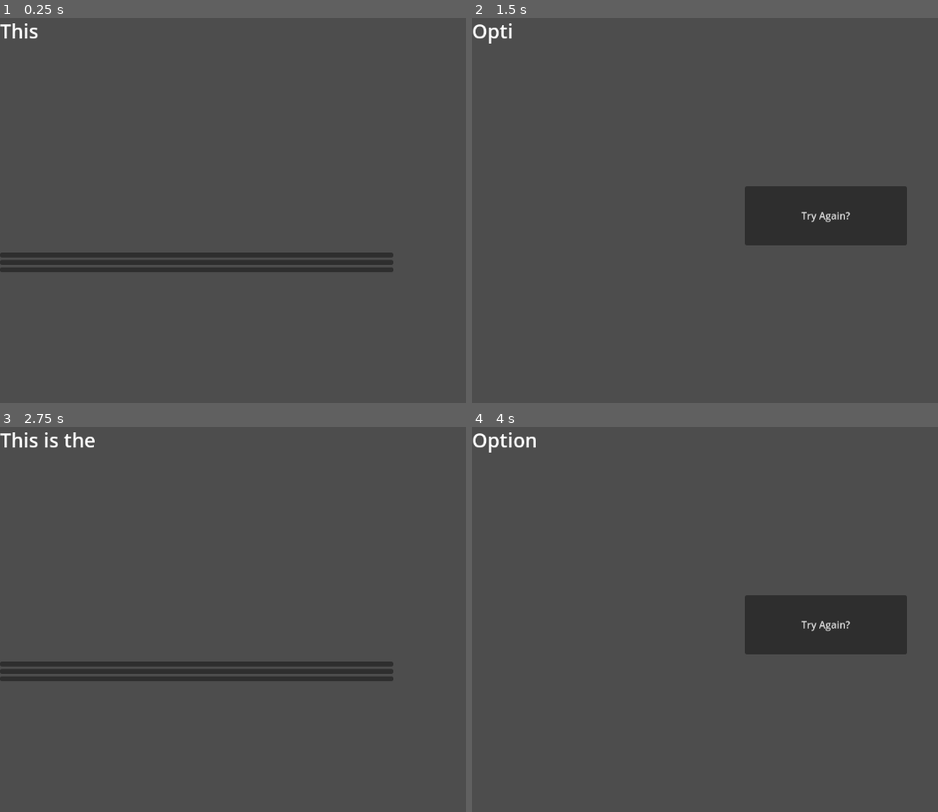
Above: before the commit, frames 1-4 (two rows, left to right).
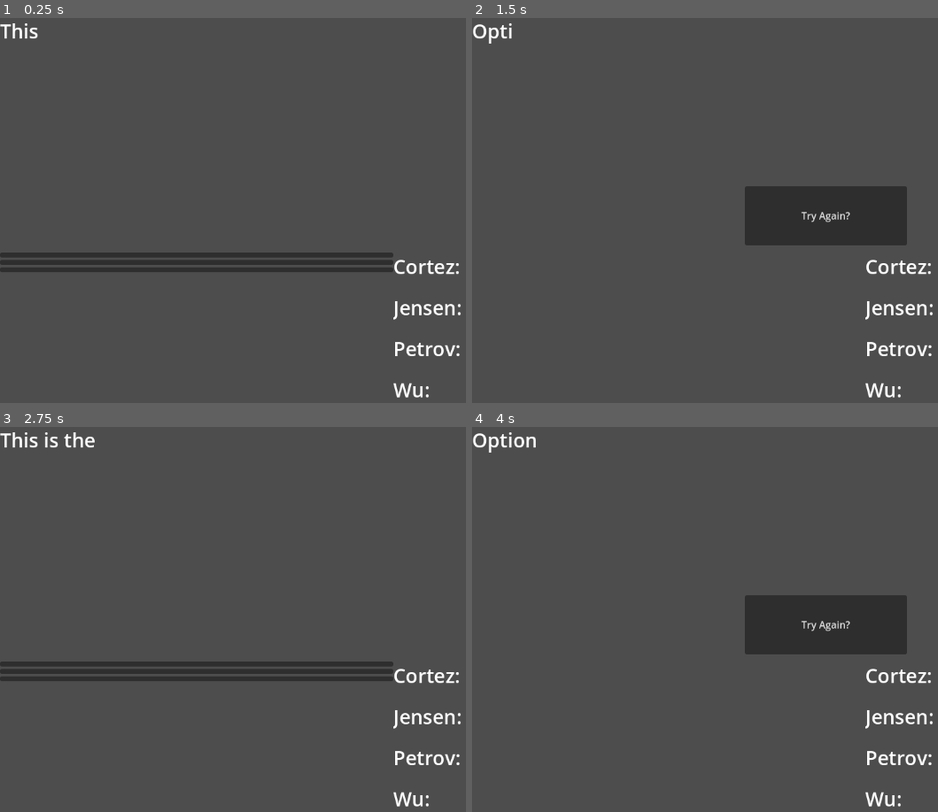
Above: after the commit, the same moments.

Repository: AndreiBondad/brass-game-project
Game: Godot game, scene res://scenes/main_game_scene.tscn
Two runs of this game, one before a commit and one after it. Both use one fixed random seed, a clock stepped at 60 frames per second and the inputs below.
Inputs (mouse positions are in pixels of both pictures, inside the frame that each line leads up to):
- Up to frame 1 (0.25 s): no input
- Up to frame 2 (1.5 s): click (667, 256) at 0.5 s; click (667, 260) at 1.25 s
- Up to frame 3 (2.75 s): click "Try Again?" at 2 s
- Up to frame 4 (4 s): click (667, 677) at 2.75 s; click (667, 665) at 3.5 s

The runs differ from the first frame. In frame 1, 0.8% of the frame differs, in the area x 84-99%, y 62-99%; in frame 2, 0.8%; in frame 3, 0.8%; in frame 4, 0.8%.

Commit message:
Created status VBOX and labels

Diff:
--- a/scenes/main_game_scene.tscn
+++ b/scenes/main_game_scene.tscn
@@ -60,6 +60,42 @@
 text = "Try Again?"
 script = ExtResource("4_oa6bs")
 
+[node name="SoldierStatuses" type="VBoxContainer" parent="."]
+clip_contents = true
+layout_mode = 0
+offset_left = 640.0
+offset_top = 384.0
+offset_right = 1152.0
+offset_bottom = 648.0
+
+[node name="CortezStatus" type="RichTextLabel" parent="SoldierStatuses"]
+clip_contents = false
+layout_mode = 2
+size_flags_vertical = 3
+theme_override_font_sizes/normal_font_size = 32
+text = "Cortez: "
+
+[node name="JensenStatus" type="RichTextLabel" parent="SoldierStatuses"]
+clip_contents = false
+layout_mode = 2
+size_flags_vertical = 3
+theme_override_font_sizes/normal_font_size = 32
+text = "Jensen: "
+
+[node name="PetrovStatus" type="RichTextLabel" parent="SoldierStatuses"]
+clip_contents = false
+layout_mode = 2
+size_flags_vertical = 3
+theme_override_font_sizes/normal_font_size = 32
+text = "Petrov: "
+
+[node name="WuStatus" type="RichTextLabel" parent="SoldierStatuses"]
+clip_contents = false
+layout_mode = 2
+size_flags_vertical = 3
+theme_override_font_sizes/normal_font_size = 32
+text = "Wu: "
+
 [connection signal="game_over" from="MainText" to="TextChoices" method="_on_main_text_game_over"]
 [connection signal="game_over" from="MainText" to="GameOverButton" method="_on_main_text_game_over"]
 [connection signal="timeout" from="MainText/TextTimer" to="MainText" method="_on_timer_timeout"]
